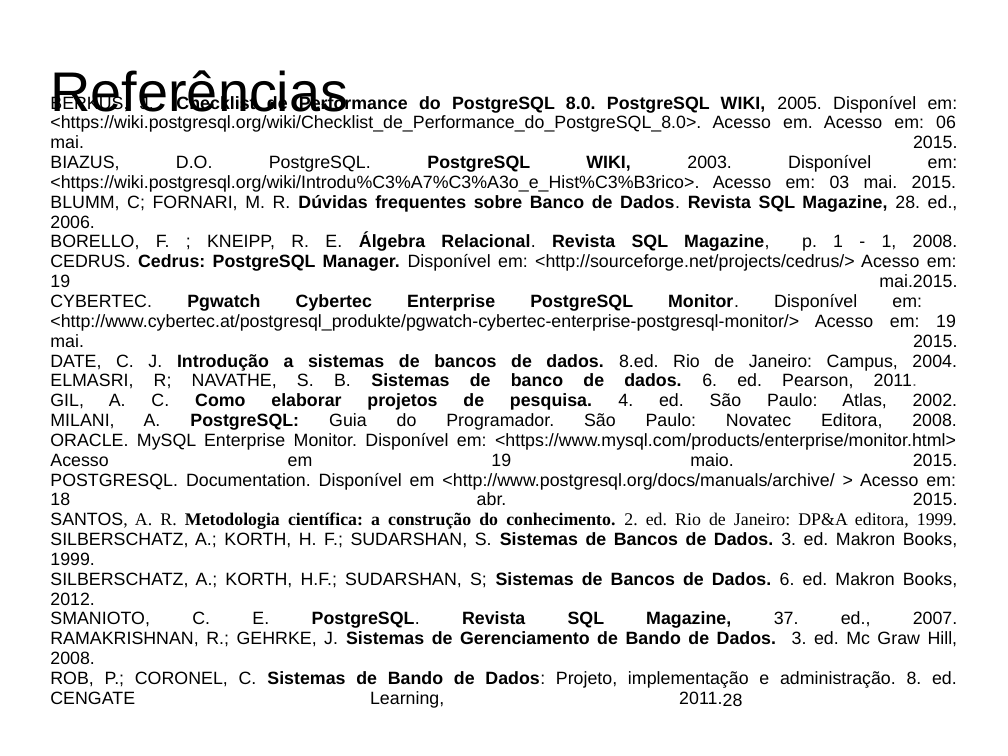
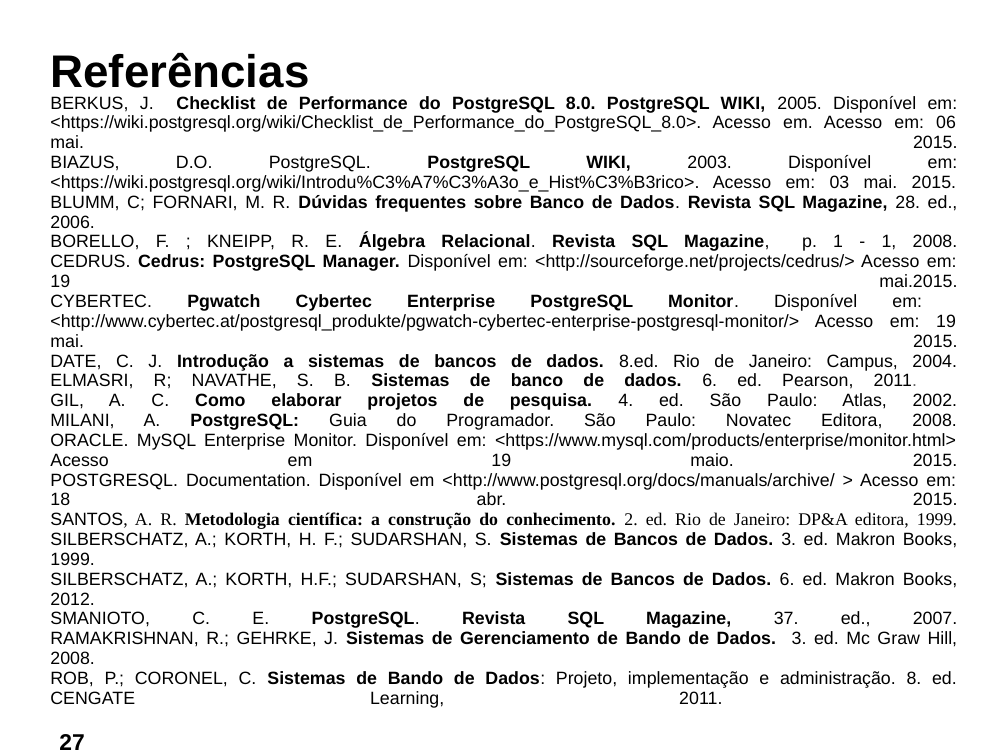
Before and after one commit to ftomasini/smdb, a slide deck: slide 27 of Documentos/FTOMASINI/FINAL/APRESENTACAO.odp (slide 28 before the commit). Drawn at 1008x756 pixels with LibreOffice and Linux fonts; fonts in the diff are those of the drawing; background and template pictures are left out. Boxes give left, top, right and bottom in pixels: in the first picture for what was removed or moved away, otherwise in the second. Text is boxed around its words. In the diff, an @@ line names an element or a change of style, - is before the commit and + after.

```diff
--- a/Documentos/FTOMASINI/FINAL/APRESENTACAO.odp
+++ b/Documentos/FTOMASINI/FINAL/APRESENTACAO.odp
@@ title "Referências" at <box>50,53,309,88</box>: size 44 to 36 pt, bold on @@
@@ page number removed at <box>723,693,743,706</box> @@
-28
@@ page number added at <box>59,734,84,750</box>, 18 pt, text #000000, bold @@
+27
```
Also in this commit, not shown: 13 other slides changed, 13 slides added, 14 slides removed, 1 other file.
